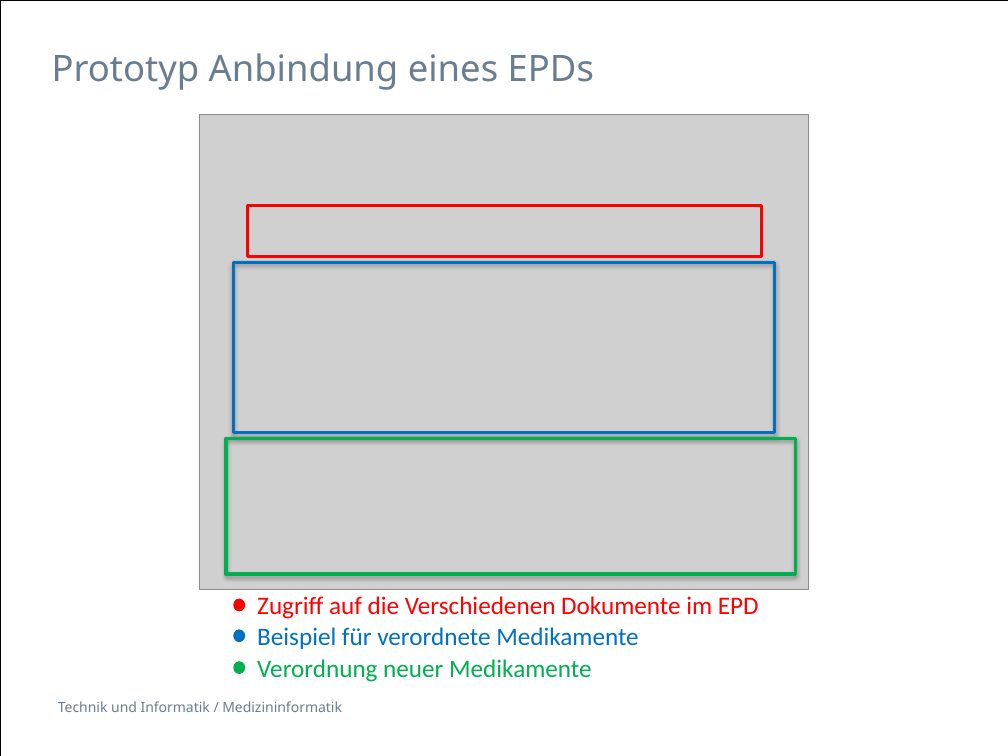
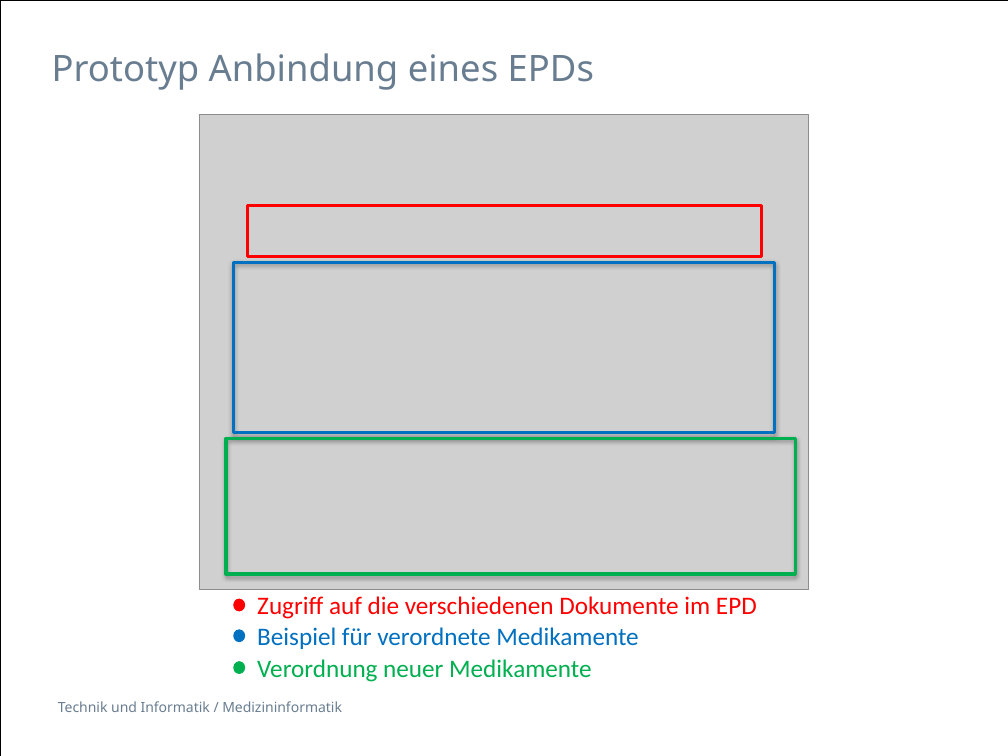
Before and after one commit to selvs1/ePsyDoc, a slide deck: slide 12 of doc/task-01/Präsentation/Task1_Doctor_Addiction.pptx. Drawn at 1008x756 pixels with LibreOffice and Linux fonts; fonts in the diff are those of the drawing; grey boxes stand for pictures. Boxes give left, top, right and bottom in pixels: in the first picture for what was removed or moved away, otherwise in the second. Text is boxed around its words. In the diff, an @@ line names an element or a change of style, - is before the commit and + after.

Commit message:
update folien

```diff
--- a/doc/task-01/Präsentation/Task1_Doctor_Addiction.pptx
+++ b/doc/task-01/Präsentation/Task1_Doctor_Addiction.pptx
@@ text at box(257, 596, 757, 619): text changed @@
-Zugriff auf die Verschiedenen Dokumente im EPD
+Zugriff auf die verschiedenen Dokumente im EPD
```
Also in this commit, not shown: 1 other slide changed.
